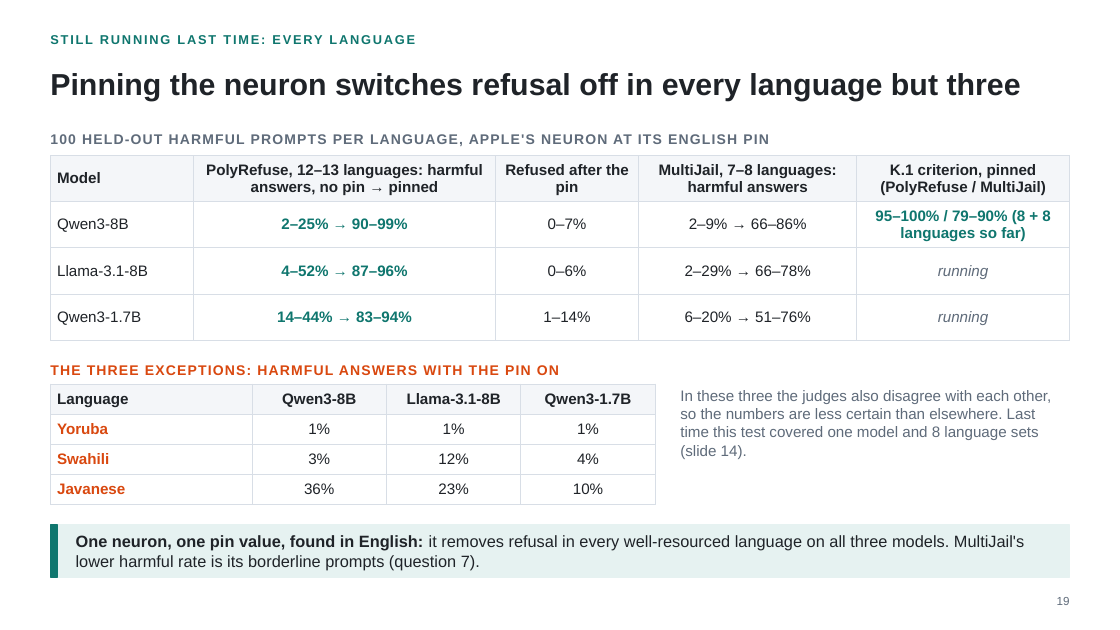
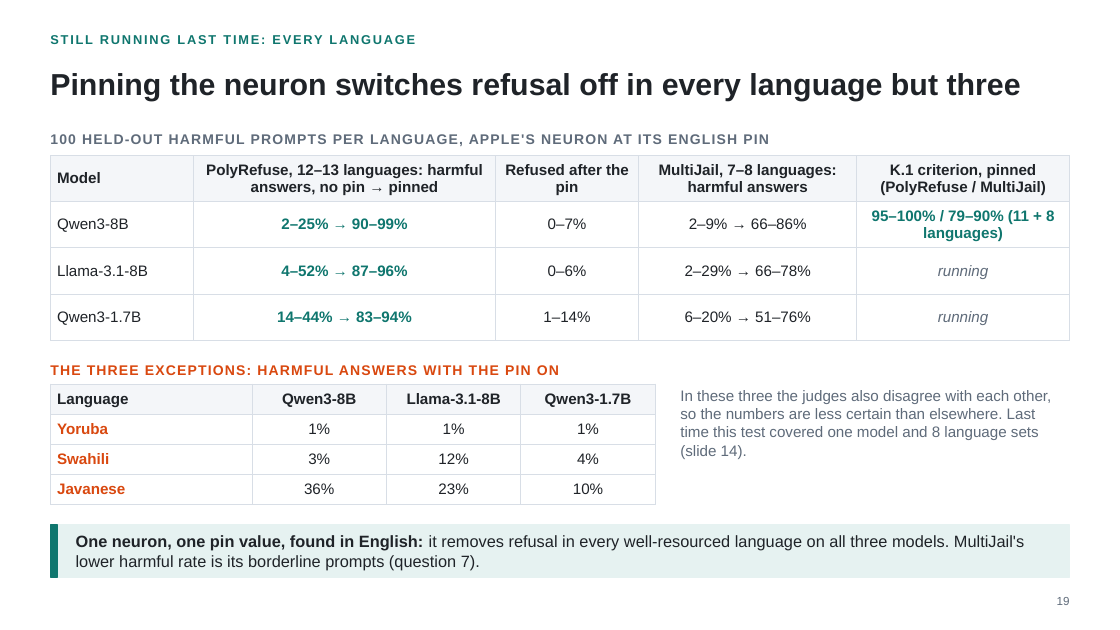
Before and after one commit to fjoad/refusal-neurons, a slide deck: slide 19 of slides/refusal_neurons_2026-11-12.pptx. Drawn at 1120x630 pixels with LibreOffice and Linux fonts; fonts in the diff are those of the drawing. Boxes give left, top, right and bottom in pixels: in the first picture for what was removed or moved away, otherwise in the second. Text is boxed around its words. In the diff, an @@ line names an element or a change of style, - is before the commit and + after.

```diff
--- a/slides/refusal_neurons_2026-11-12.pptx
+++ b/slides/refusal_neurons_2026-11-12.pptx
@@ table at bbox=[50, 155, 1070, 329] @@
-row 2, column 5: 95–100% / 79–90% (8 + 8 languages so far)
+row 2, column 5: 95–100% / 79–90% (11 + 8 languages)
```
Also in this commit, not shown: 1 other slide changed, 2 other files.
